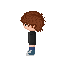
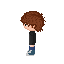
The second 64 x 64 image is a revision of the first. Changes to its layers:
painted on "Capa de pintura 11" over [28, 31, 36, 48]
painted on "Capa de pintura 12" over [28, 31, 36, 48]
painted on "Capa de pintura 1" over [28, 31, 36, 48]
